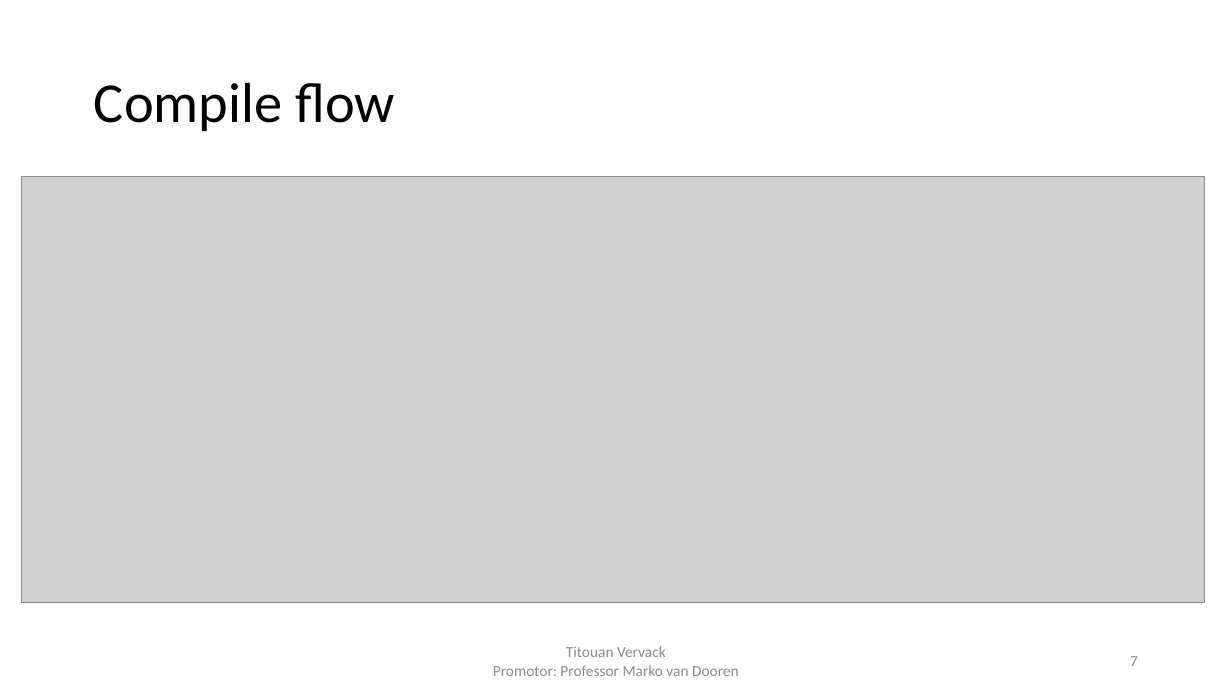
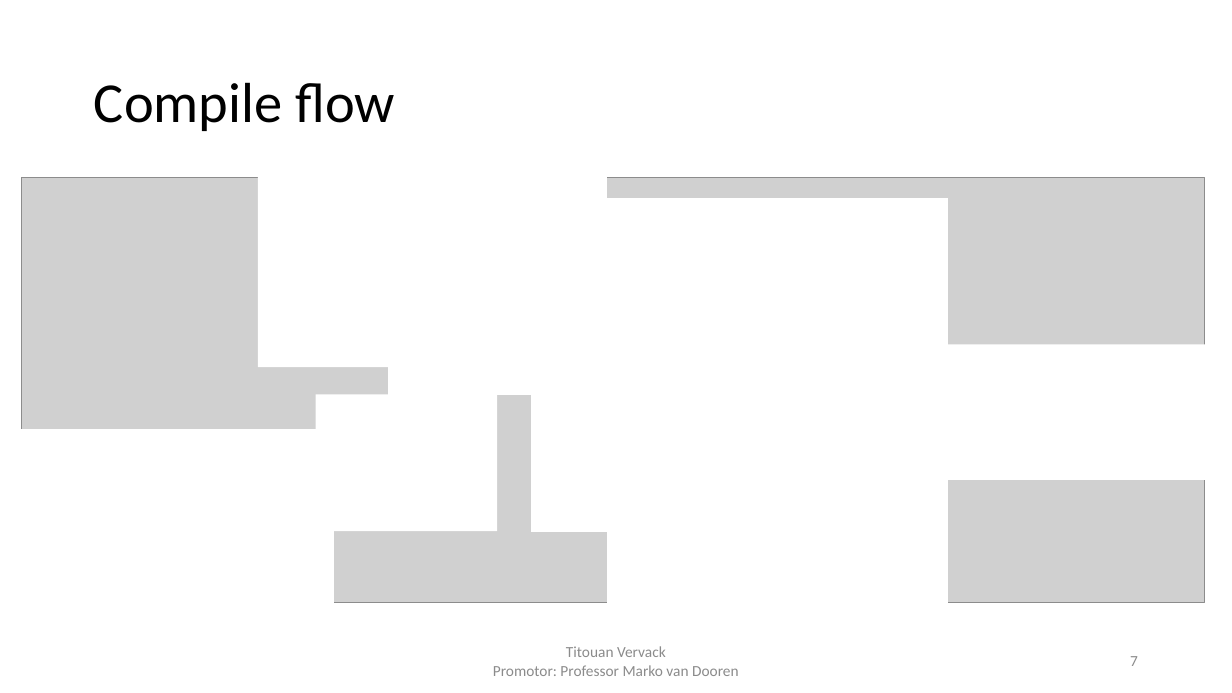
Before and after one commit to FlashYoshi/neio, a slide deck: slide 7 of presentation/Intermediate Presentation.pptx. Drawn at 1232x693 pixels with LibreOffice and Linux fonts; fonts in the diff are those of the drawing; grey boxes stand for pictures. Boxes give left, top, right and bottom in pixels: in the first picture for what was removed or moved away, otherwise in the second. Text is boxed around its words. In the diff, an @@ line names an element or a change of style, - is before the commit and + after.

Commit message:
Completed the presentation

```diff
--- a/presentation/Intermediate Presentation.pptx
+++ b/presentation/Intermediate Presentation.pptx
@@ rectangle added at <box>258,165,399,367</box>, fill #FFFFFF @@
@@ rectangle added at <box>388,162,606,395</box>, fill #FFFFFF, outline #FFFFFF 1 pt @@
@@ rectangle added at <box>607,199,947,616</box>, fill #FFFFFF, outline #FFFFFF 1 pt @@
@@ rectangle added at <box>948,345,1207,480</box>, fill #FFFFFF @@
@@ rectangle added at <box>315,395,497,531</box>, fill #FFFFFF @@
@@ rectangle added at <box>531,396,606,531</box>, fill #FFFFFF, outline #FFFFFF 1 pt @@
@@ rectangle added at <box>15,430,335,616</box>, fill #FFFFFF @@
```
Also in this commit, not shown: 12 other slides changed, 1 slide added, 6 other files.
